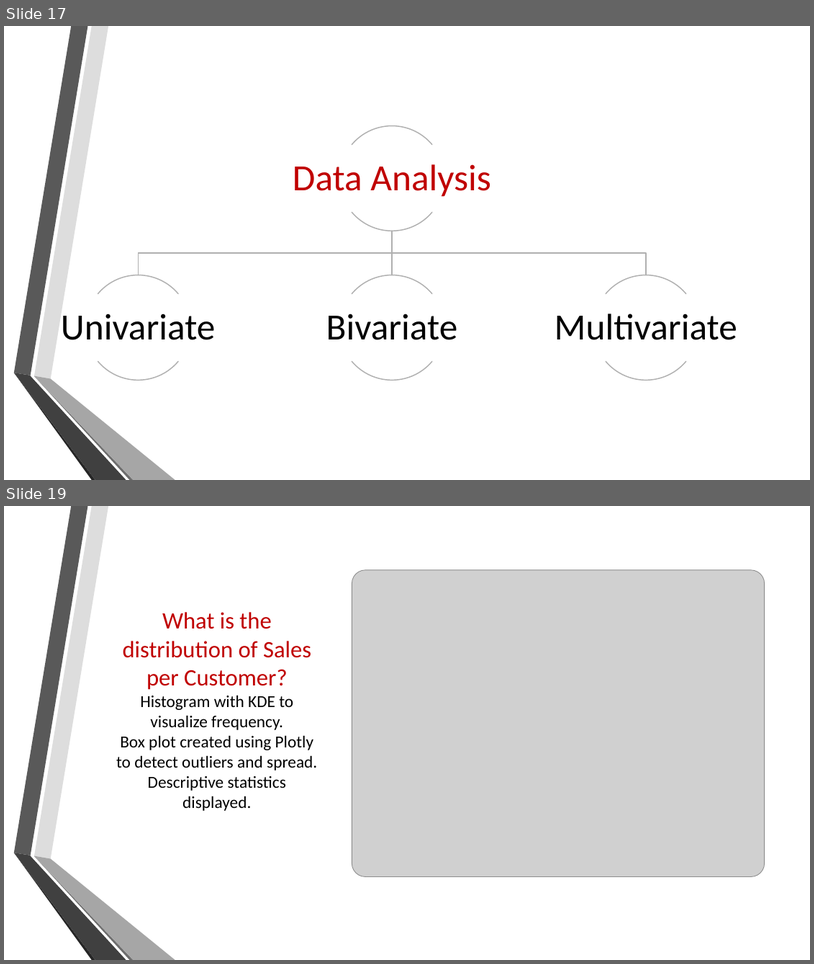
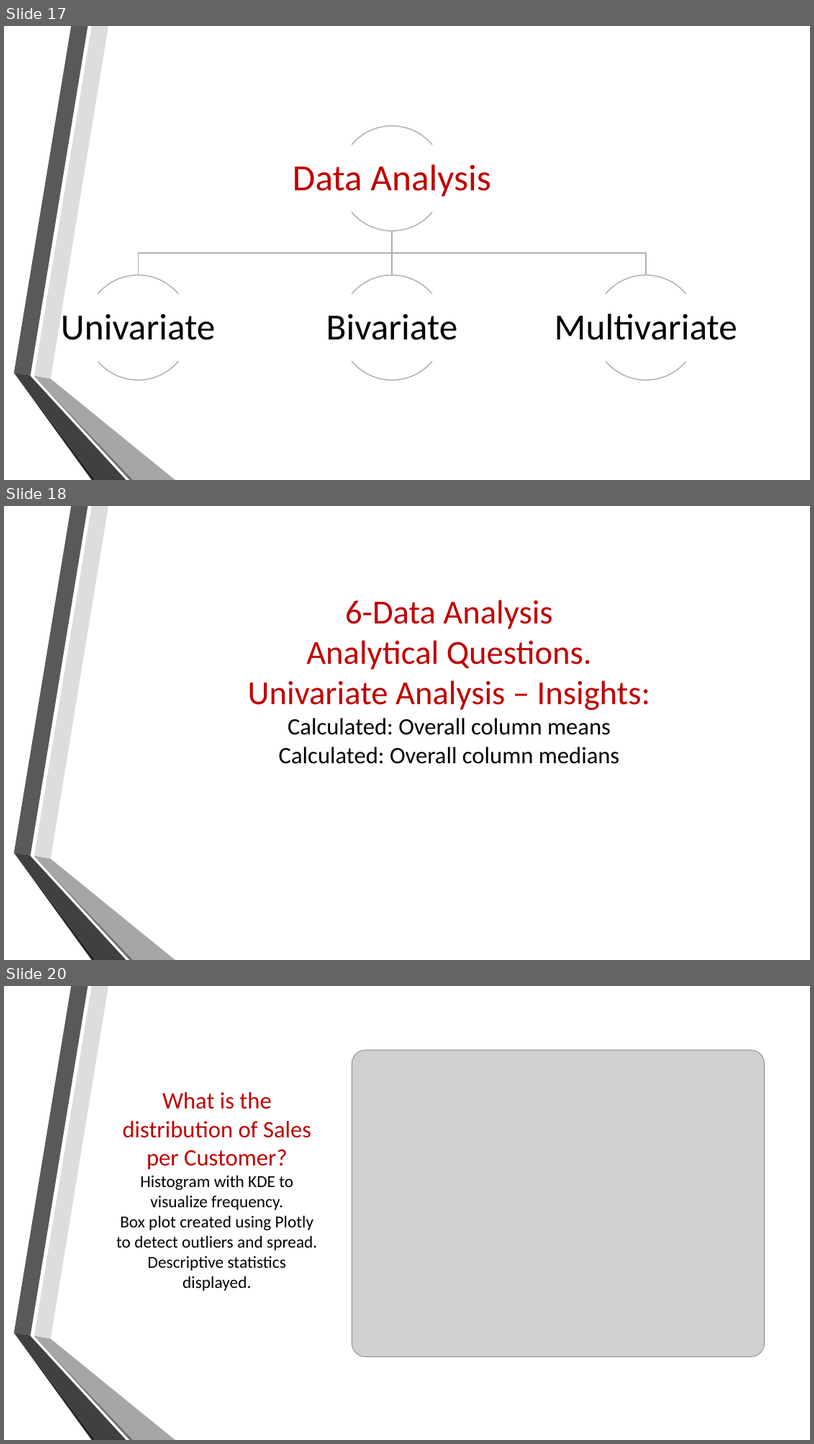
Before and after one commit to mariam530/supply-chain-project, a slide deck: New Microsoft PowerPoint Presentation.pptx. Shown one above the other, each under a label of ours: slides 17 and 19 before the commit, slides 17, 18 and 20 after it; the slides between them are not shown. The pictures are 814x964 and 814x1444 pixels, drawn with LibreOffice and Linux fonts; fonts in the diff are those of the drawing; grey boxes stand for pictures; background and template pictures are left out. Boxes give left, top, right and bottom in pixels: in the first picture for what was removed or moved away, otherwise in the second. Text is boxed around its words. In the diff, an @@ line names an element or a change of style, - is before the commit and + after.

```diff
--- a/New Microsoft PowerPoint Presentation.pptx
+++ b/New Microsoft PowerPoint Presentation.pptx
@@ slide 18 added at [4,506,810,960], background picture (left out); not listed: 6 template elements that a slide beside it also shows @@
@@ title added at [248,600,651,764], 40 pt, text #C00000 @@
+6-Data Analysis
+Analytical Questions.
+Univariate Analysis – Insights:
+Calculated: Overall column means
+Calculated: Overall column medians
@@ what was slide 19 is now slide 20 @@
```
Also in this commit, not shown: 2 slides changed, 2 other slides added, 1 other file.
